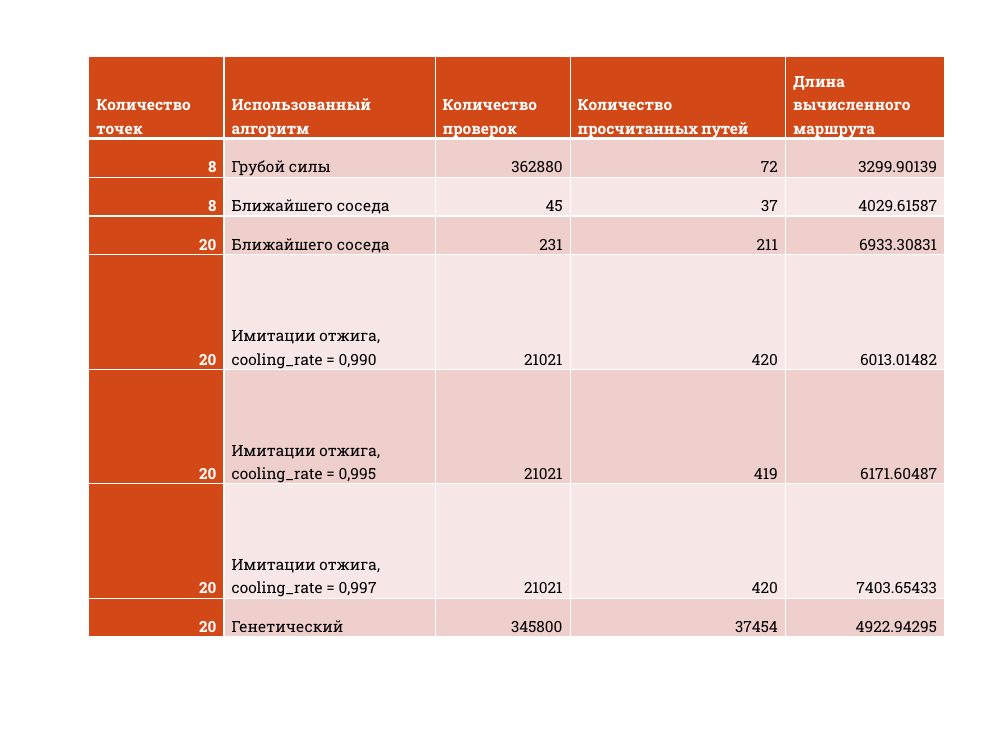
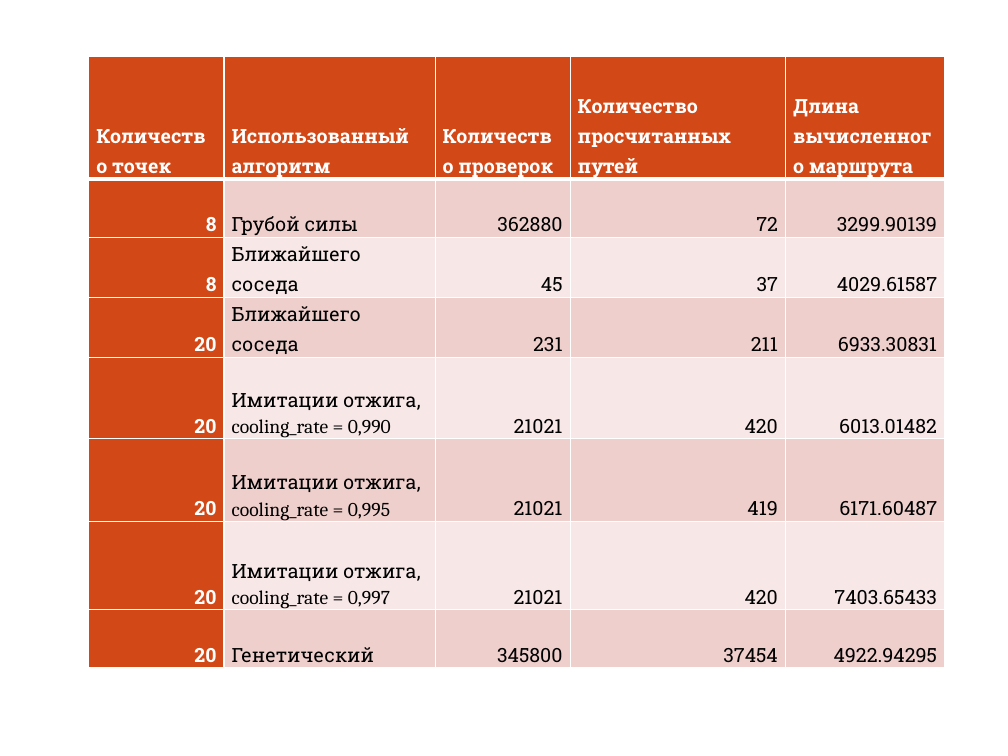
Before and after one commit to borriskiz/vrpcource, a slide deck: slide 7 of НечаевМаршрут.pptx (slide 6 before the commit). Drawn at 1008x756 pixels with LibreOffice and Linux fonts; fonts in the diff are those of the drawing; background and template pictures are left out. Boxes give left, top, right and bottom in pixels: in the first picture for what was removed or moved away, otherwise in the second. Text is boxed around its words. In the diff, an @@ line names an element or a change of style, - is before the commit and + after.

Commit message:
added new slide

```diff
--- a/НечаевМаршрут.pptx
+++ b/НечаевМаршрут.pptx
@@ table at [89, 56, 944, 672] @@
@@ size 11 to 14 pt @@
@@ font Roboto Slab to Cambria in "cooling_rate = 0,990", "cooling_rate = 0,995", "cooling_rate = 0,997" @@
```
Also in this commit, not shown: 5 other slides changed, 1 slide added.
